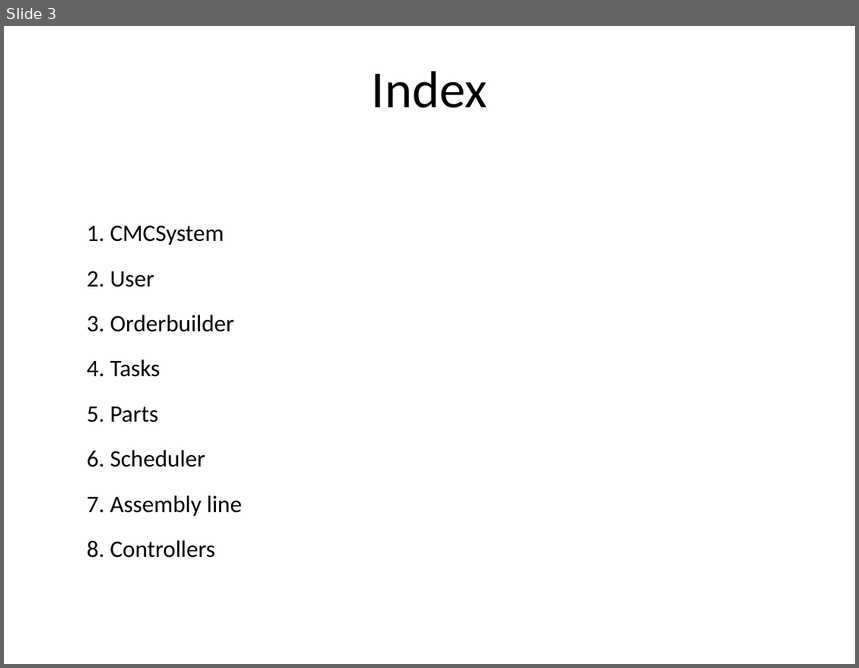
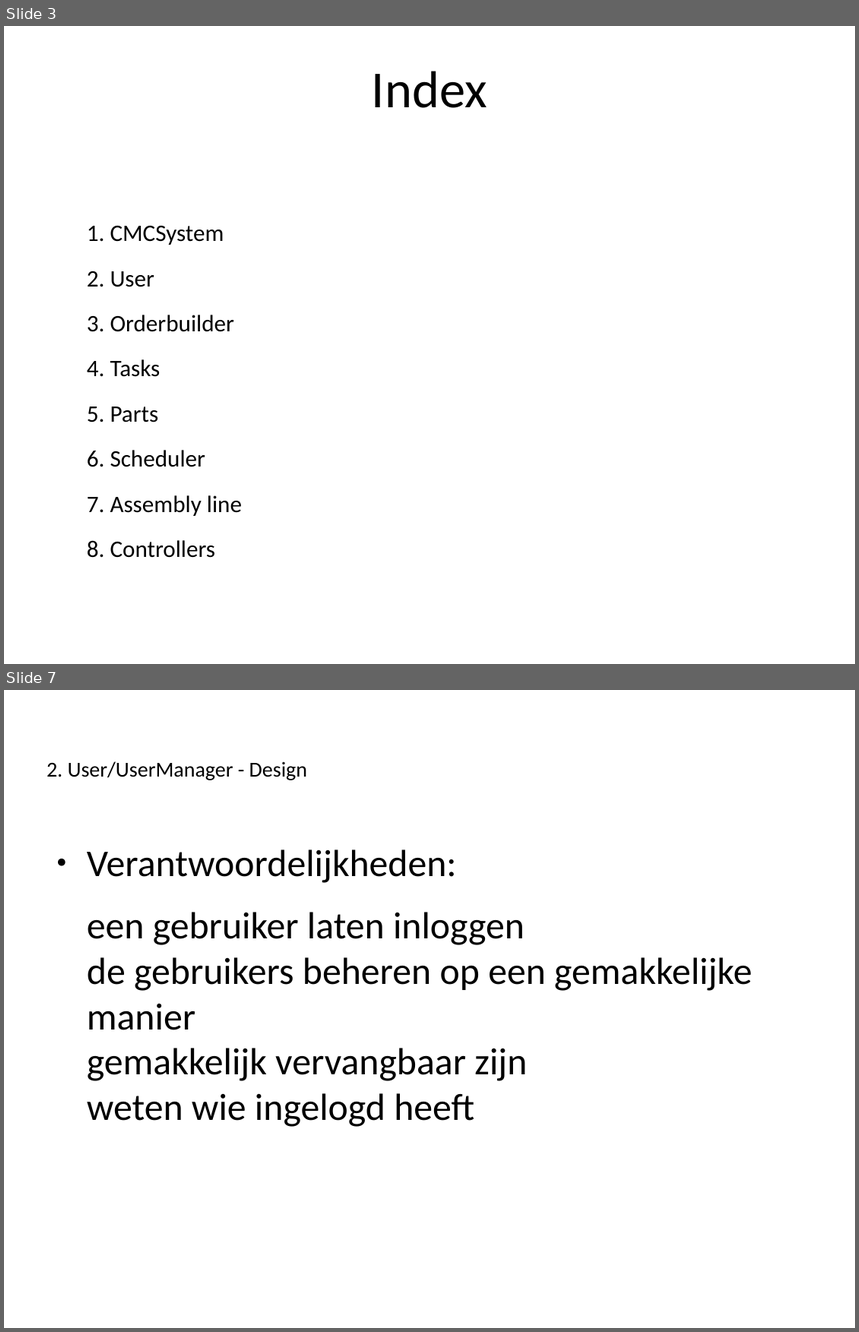
Before and after one commit to Novarg1/SWOP21, a slide deck: presentatie/Presentatie_Iteratie3.odp. Shown one above the other, each under a label of ours: slide 3 before the commit, slides 3 and 7 after it; the slides between them are not shown. The pictures are 859x668 and 859x1332 pixels, drawn with LibreOffice and Linux fonts; fonts in the diff are those of the drawing. Boxes give left, top, right and bottom in pixels: in the first picture for what was removed or moved away, otherwise in the second. Text is boxed around its words. In the diff, an @@ line names an element or a change of style, - is before the commit and + after.

```diff
--- a/presentatie/Presentatie_Iteratie3.odp
+++ b/presentatie/Presentatie_Iteratie3.odp
@@ slide 7 added at <box>4,690,855,1328</box>, background #FFFFFF @@
@@ title added at <box>47,761,307,780</box>, 18 pt, text #000000 @@
+2. User/UserManager - Design
@@ text added at <box>87,850,752,1127</box>, 32 pt, text #000000 @@
+● Verantwoordelijkheden:
+een gebruiker laten inloggen
+de gebruikers beheren op een gemakkelijke manier
+gemakkelijk vervangbaar zijn
+weten wie ingelogd heeft
```
Also in this commit, not shown: 2 slides changed, 22 other slides added.
